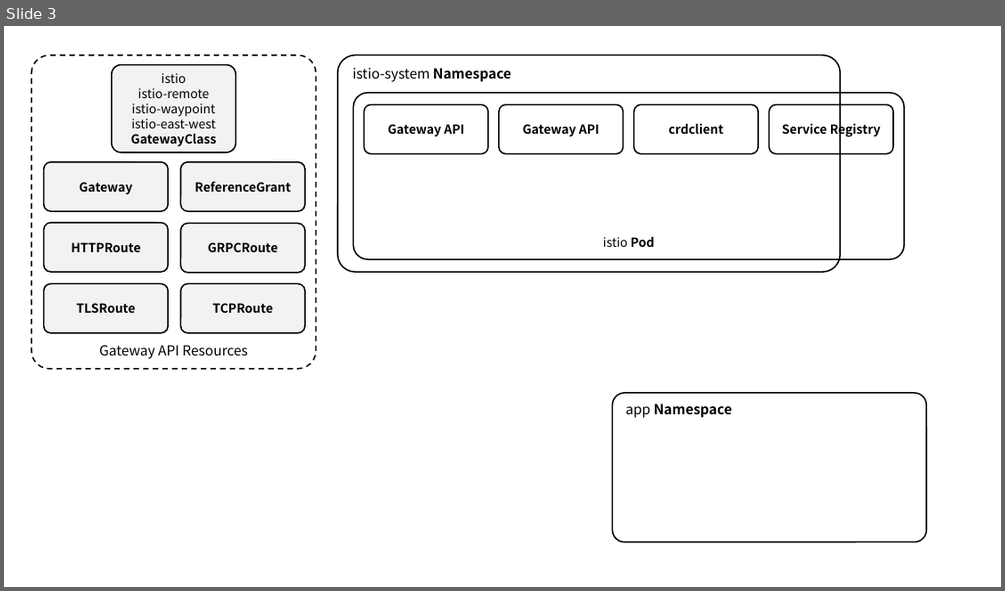
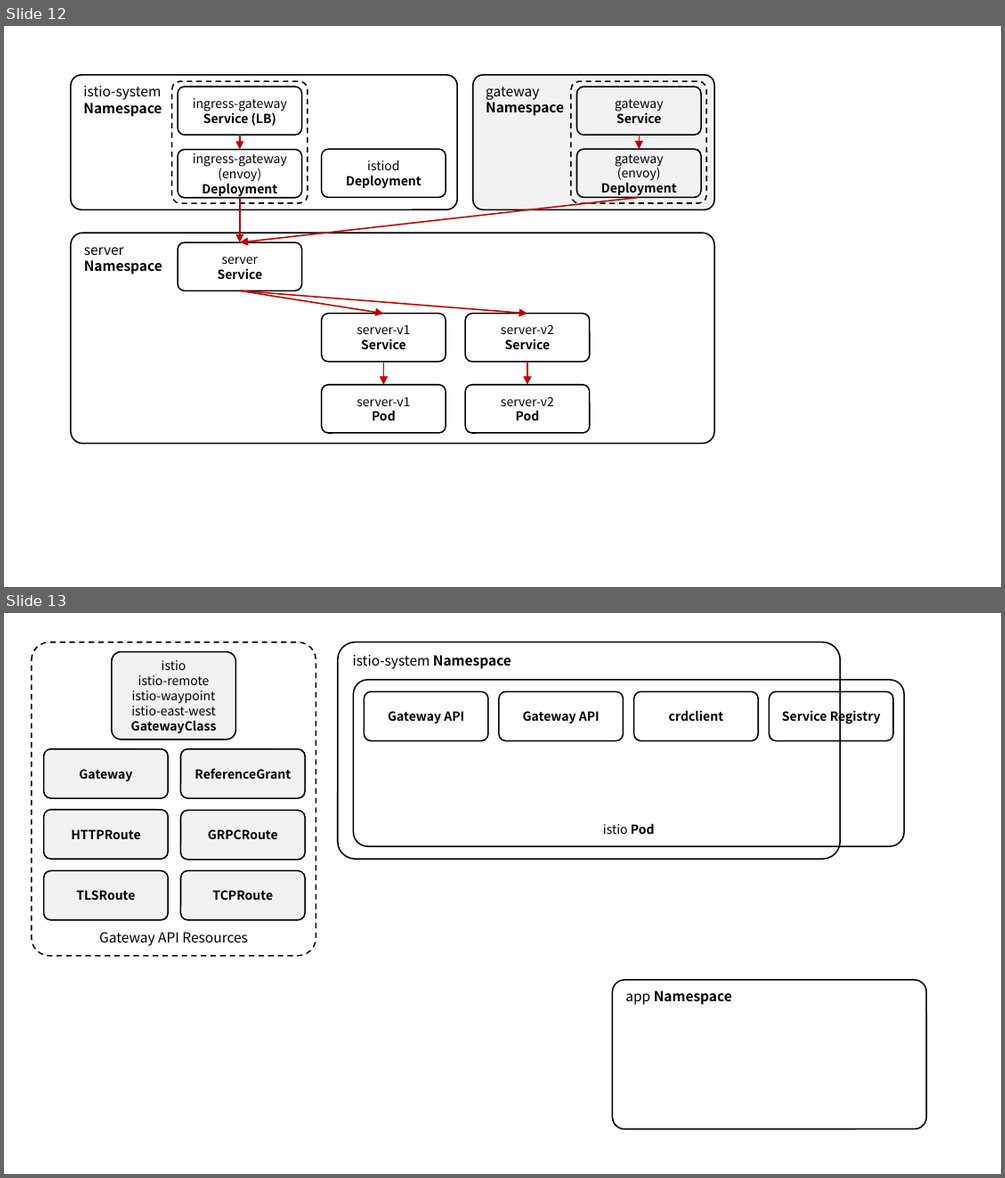
Before and after one commit to ssup2/blog-software, a slide deck: content/docs/theory-analysis/istio-gateway-api/images/images.pptx. Shown one above the other, each under a label of ours: slide 3 before the commit, slides 12 and 13 after it. The pictures are 1005x591 and 1005x1178 pixels, drawn with LibreOffice and Linux fonts; fonts in the diff are those of the drawing. Boxes give left, top, right and bottom in pixels: in the first picture for what was removed or moved away, otherwise in the second. Text is boxed around its words. In the diff, an @@ line names an element or a change of style, - is before the commit and + after.

Commit message:
Restructure Istio Gateway API post and add ingress gateway attach case
- Remove remote gateway registration and Ambient Mode Waypoint sections
- Rename 1.2 to Ingress Gateway 구성 (deployment via Gateway CR / using
  an existing ingress gateway) and split 1.3 into Gateway CR attach and
  existing ingress gateway attach cases, renamed to Gateway Traffic 제어
- Add measured gateway-ingress Gateway, server-ingress HTTPRoute and
  config conversion checks with reproduction manifests
- Place new figures per section and update Figure 1/2 descriptions

```diff
--- a/content/docs/theory-analysis/istio-gateway-api/images/images.pptx
+++ b/content/docs/theory-analysis/istio-gateway-api/images/images.pptx
@@ slide 12 added at bbox=[4, 26, 1001, 587], background #FFFFFF @@
@@ rounded rectangle added at bbox=[71, 75, 458, 209], outline #000000 1 pt, 10 pt, text #000000 @@
+istio-system
+Namespace
@@ rounded rectangle added at bbox=[472, 75, 713, 209], fill #F2F2F2, outline #000000 1 pt, 10 pt, text #000000, bold @@
+gateway
+Namespace
@@ rounded rectangle added at bbox=[171, 82, 307, 203], outline #000000 1 pt dashed @@
@@ rounded rectangle added at bbox=[178, 87, 302, 135], outline #000000 1 pt, 9 pt, text #000000 @@
+ingress-gateway
+Service (LB)
@@ rounded rectangle added at bbox=[571, 82, 707, 203], outline #000000 1 pt dashed @@
@@ rounded rectangle added at bbox=[577, 87, 702, 135], outline #000000 1 pt, 9 pt, text #000000 @@
+gateway
+Service
@@ rounded rectangle added at bbox=[178, 150, 302, 198], outline #000000 1 pt, 9 pt, text #000000 @@
+ingress-gateway
+(envoy)
+Deployment
@@ arrow added from (239, 135) to (239, 150), #C00000 1 pt @@
@@ rounded rectangle added at bbox=[321, 149, 445, 197], outline #000000 1 pt, 9 pt, text #000000, bold @@
+istiod
+Deployment
@@ rounded rectangle added at bbox=[577, 149, 702, 197], outline #000000 1 pt, 9 pt, text #000000 @@
+gateway
+(envoy)
+Deployment
@@ arrow added from (639, 135) to (639, 149), #C00000 1 pt @@
@@ arrow added from (639, 198) to (239, 242), #C00000 1 pt @@
@@ arrow added from (239, 198) to (239, 242), #C00000 1 pt @@
@@ rounded rectangle added at bbox=[71, 232, 715, 443], outline #000000 1 pt, 10 pt, text #000000, bold @@
+server
+Namespace
@@ rounded rectangle added at bbox=[178, 242, 302, 290], outline #000000 1 pt, 9 pt, text #000000, bold @@
+server
+Service
@@ arrow added from (239, 291) to (527, 313), #C00000 1 pt @@
@@ arrow added from (239, 291) to (384, 313), #C00000 1 pt @@
@@ rounded rectangle added at bbox=[321, 313, 445, 361], outline #000000 1 pt, 9 pt, text #000000 @@
+server-v1
+Service
@@ rounded rectangle added at bbox=[466, 313, 591, 361], outline #000000 1 pt, 9 pt, text #000000 @@
+server-v2
+Service
@@ arrow added from (384, 362) to (384, 385), #C00000 1 pt @@
@@ arrow added from (527, 362) to (527, 385), #C00000 1 pt @@
@@ rounded rectangle added at bbox=[321, 385, 445, 433], outline #000000 1 pt, 9 pt, text #000000 @@
+server-v1
+Pod
@@ rounded rectangle added at bbox=[466, 385, 591, 433], outline #000000 1 pt, 9 pt, text #000000 @@
+server-v2
+Pod
@@ what was slide 3 is now slide 13 @@
```
Also in this commit, not shown: 1 slide changed, 9 other slides added, 13 other files.
